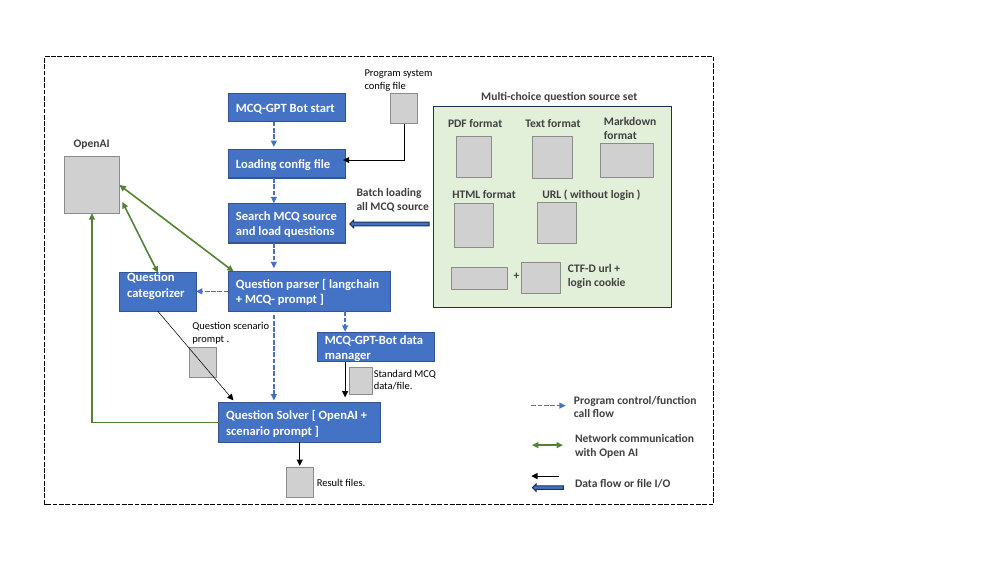
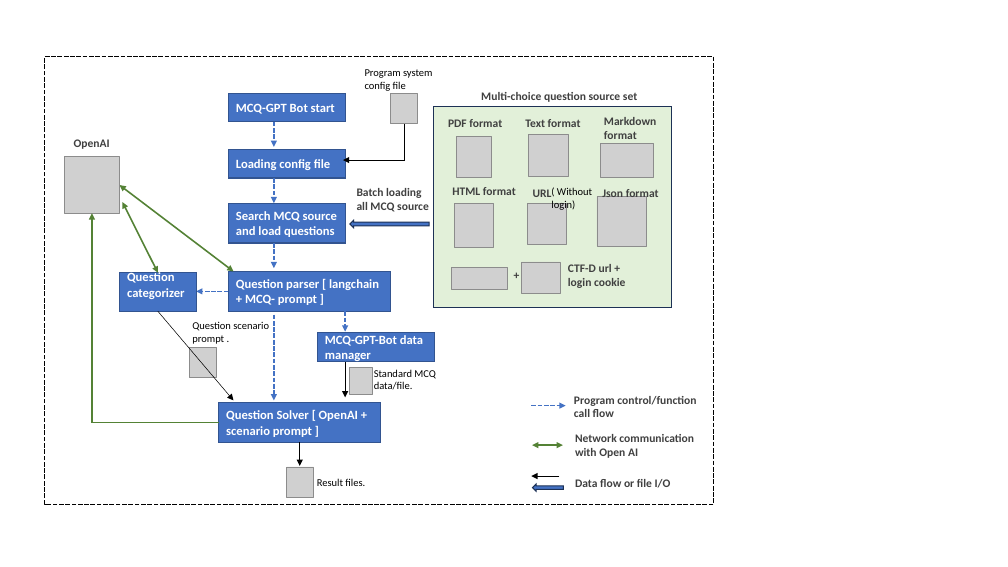
Before and after one commit to LiuYuancheng/MCQ-GPT-Bot, a slide deck: slide 1 of doc/designDoc.pptx. Drawn at 1008x567 pixels with LibreOffice and Linux fonts; fonts in the diff are those of the drawing; grey boxes stand for pictures. Boxes give left, top, right and bottom in pixels: in the first picture for what was removed or moved away, otherwise in the second. Text is boxed around its words. In the diff, an @@ line names an element or a change of style, - is before the commit and + after.

Commit message:
update the design document, readme file and added the test MCQ question bank under markdown and json format.

```diff
--- a/doc/designDoc.pptx
+++ b/doc/designDoc.pptx
@@ picture: place and size @@
-picture at (532, 137, 573, 178)
+picture at (528, 135, 569, 176)
@@ picture: place and size @@
-picture at (538, 202, 576, 243)
+picture at (528, 203, 566, 244)
@@ text at (533, 189, 552, 197): text changed @@
-URL ( without login )
+URL
@@ text added at (551, 187, 592, 211), 10 pt, text #000000 @@
+( Without login)
@@ picture added at (597, 197, 647, 246) @@
@@ text added at (602, 189, 659, 200), 11 pt, text #404040, bold @@
+Json format
```
Also in this commit, not shown: 1 other slide changed, 9 other files.
